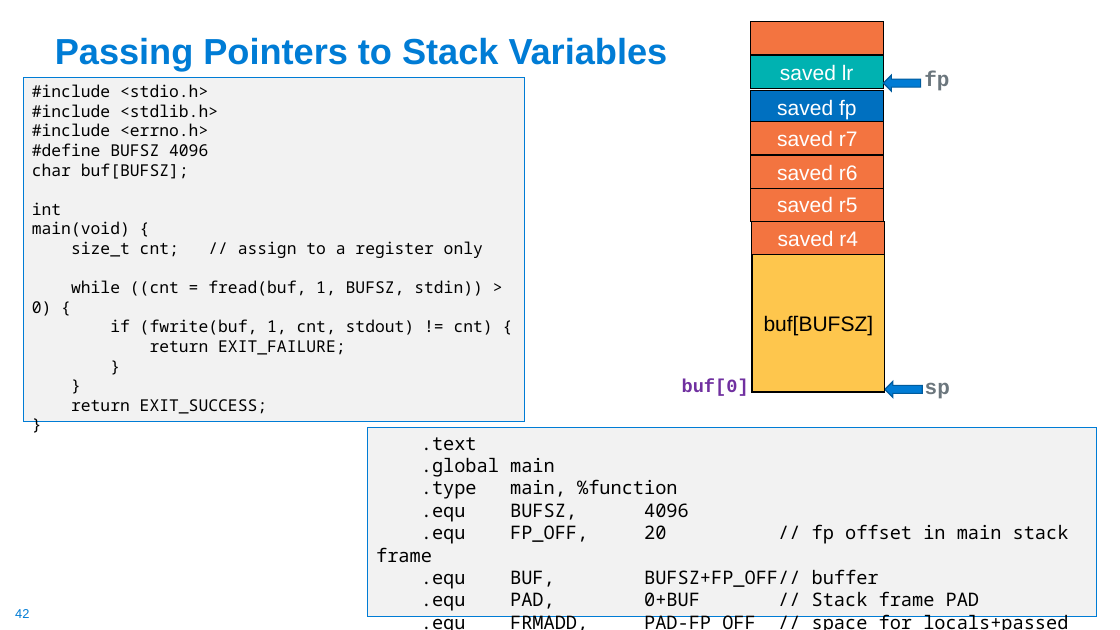
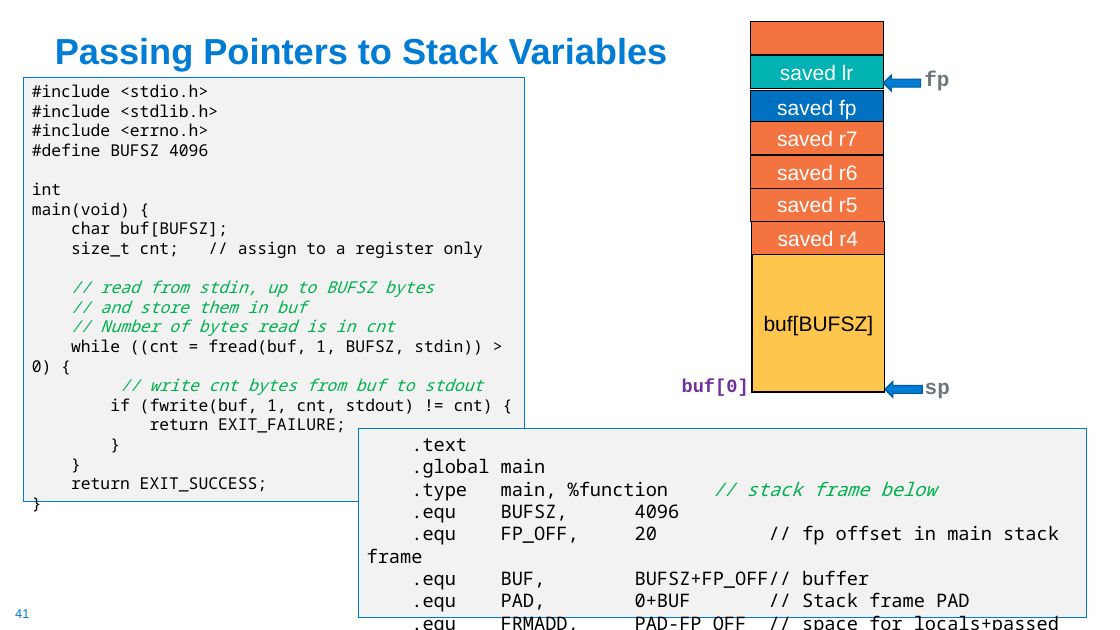
Before and after one commit to cse30-fa22/Muller_CSE30_Lecture_Slides, a slide deck: slide 41 of 09_Assm_Part4.pptx (slide 42 before the commit). Drawn at 1120x630 pixels with LibreOffice and Linux fonts; fonts in the diff are those of the drawing. Boxes give left, top, right and bottom in pixels: in the first picture for what was removed or moved away, otherwise in the second. Text is boxed around its words. In the diff, an @@ line names an element or a change of style, - is before the commit and + after.

```diff
--- a/09_Assm_Part4.pptx
+++ b/09_Assm_Part4.pptx
@@ rectangle "#include <stdio.h>": place and size @@
-rectangle "#include <stdio.h>" at <box>24,77,524,423</box>
+rectangle "#include <stdio.h>" at <box>24,77,524,502</box>
@@ text in rectangle at <box>32,163,189,179</box>: paragraph removed @@
-char buf[BUFSZ];
@@ text in rectangle at <box>71,221,228,237</box>: paragraph added @@
+char buf[BUFSZ];
@@ text in rectangle at <box>100,280,434,336</box>: paragraphs added @@
+// read from stdin, up to BUFSZ bytes
+// and store them in buf
+// Number of bytes read is in cnt
@@ text in rectangle at <box>150,378,483,395</box>: paragraph added @@
+// write cnt bytes from buf to stdout
@@ rectangle ".text": place and size @@
-rectangle ".text" at <box>368,428,1096,618</box>
+rectangle ".text" at <box>359,429,1087,618</box>
@@ text in rectangle at <box>411,481,936,501</box>: text changed @@
-.type main, %function
+.type main, %function // stack frame below
@@ page number at <box>15,609,29,618</box>: text changed @@
-42
+41
```
Also in this commit, not shown: 10 other slides changed, 1 slide added, 1 slide removed, 1 other file.
